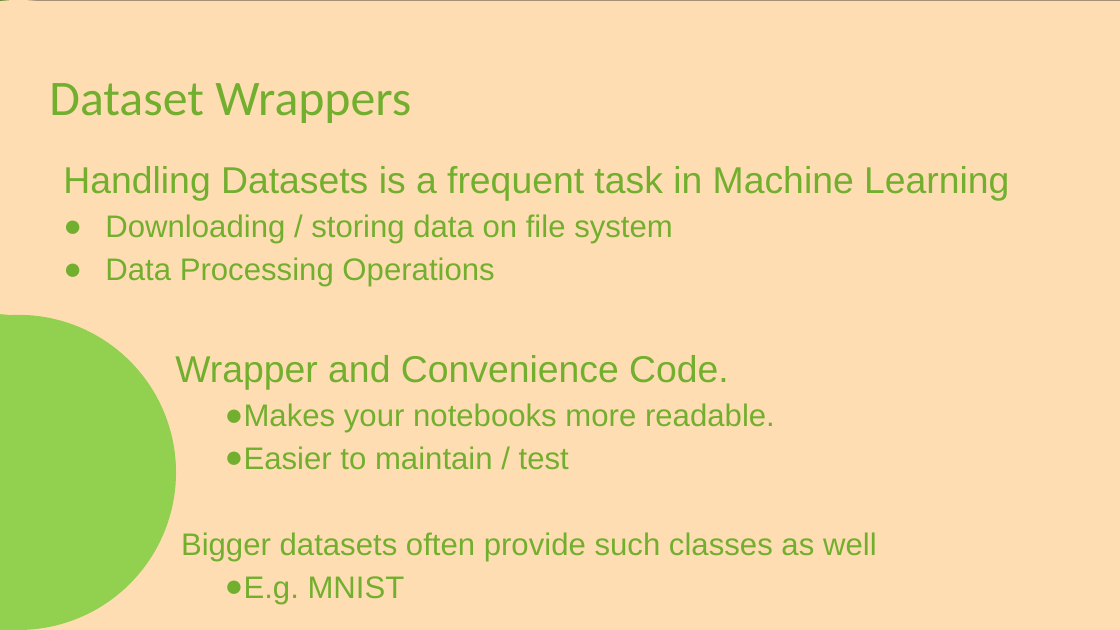
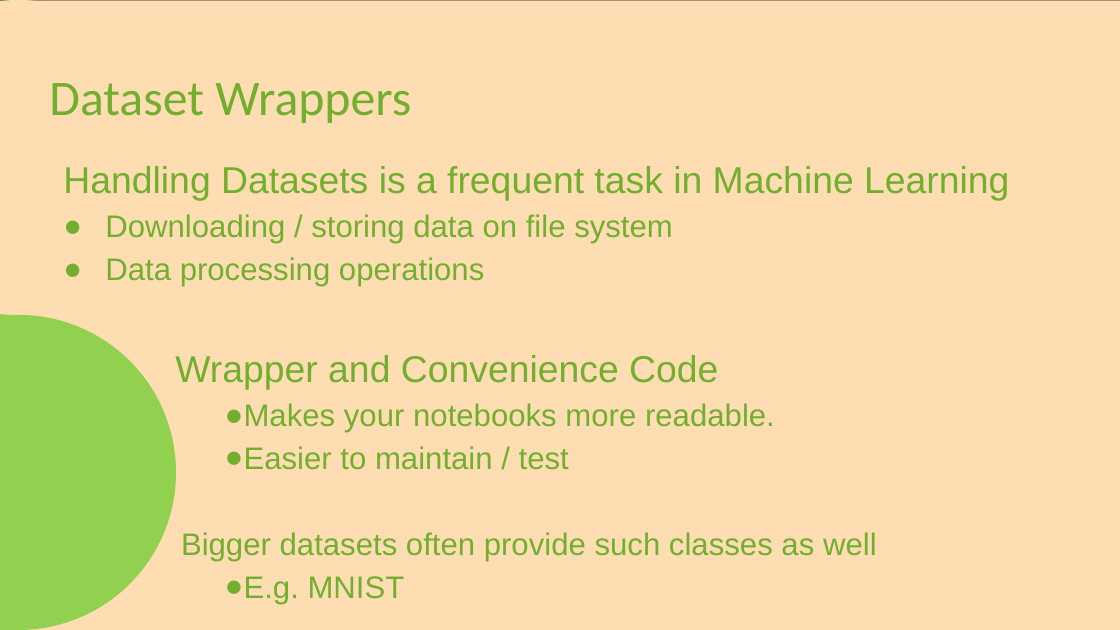
Before and after one commit to frank-trollmann/machine-learning_example-project, a slide deck: slide 17 of documentation/Session 1.pptx (slide 16 before the commit). Drawn at 1120x630 pixels with LibreOffice and Linux fonts; fonts in the diff are those of the drawing. Boxes give left, top, right and bottom in pixels: in the first picture for what was removed or moved away, otherwise in the second. Text is boxed around its words. In the diff, an @@ line names an element or a change of style, - is before the commit and + after.

```diff
--- a/documentation/Session 1.pptx
+++ b/documentation/Session 1.pptx
@@ text at (105,257,718,390): text changed @@
-● Data Processing Operations
-Wrapper and Convenience Code.
+● Data processing operations
+Wrapper and Convenience Code
```
Also in this commit, not shown: 14 other slides changed, 1 slide added, 1 other file.
